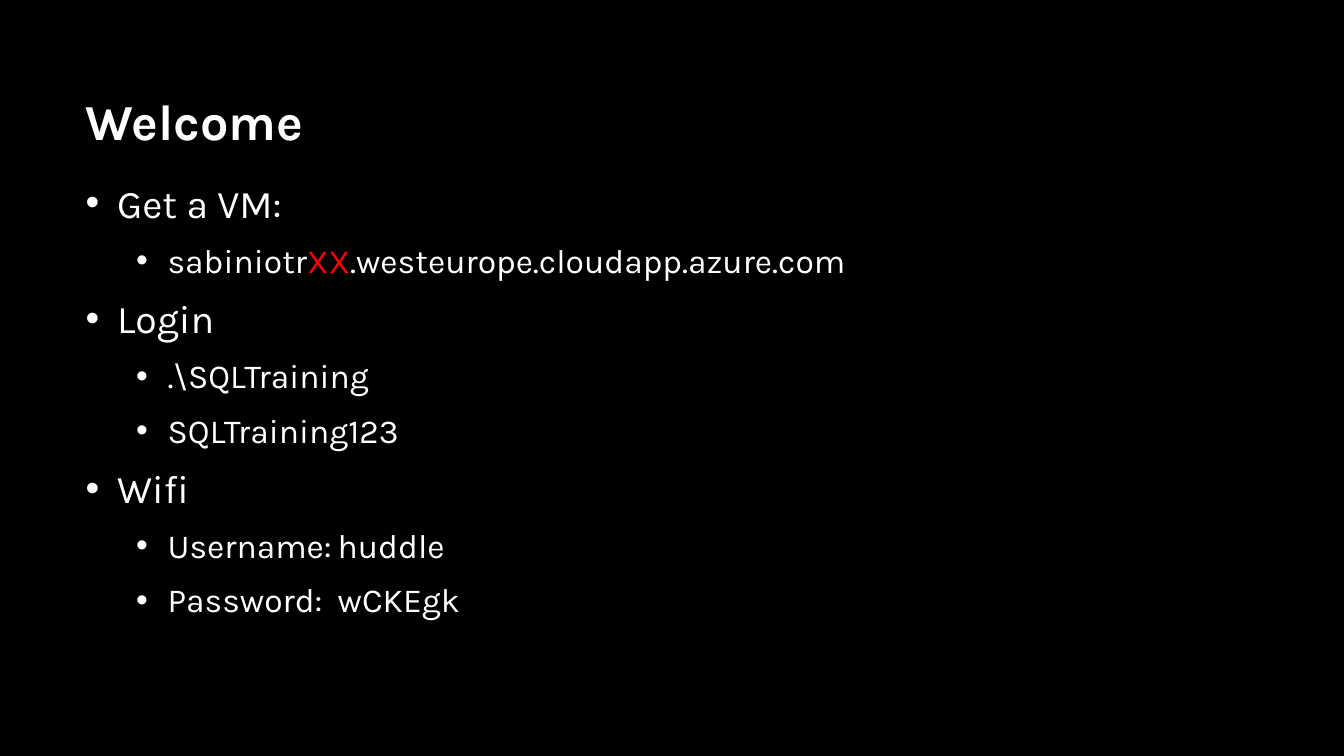
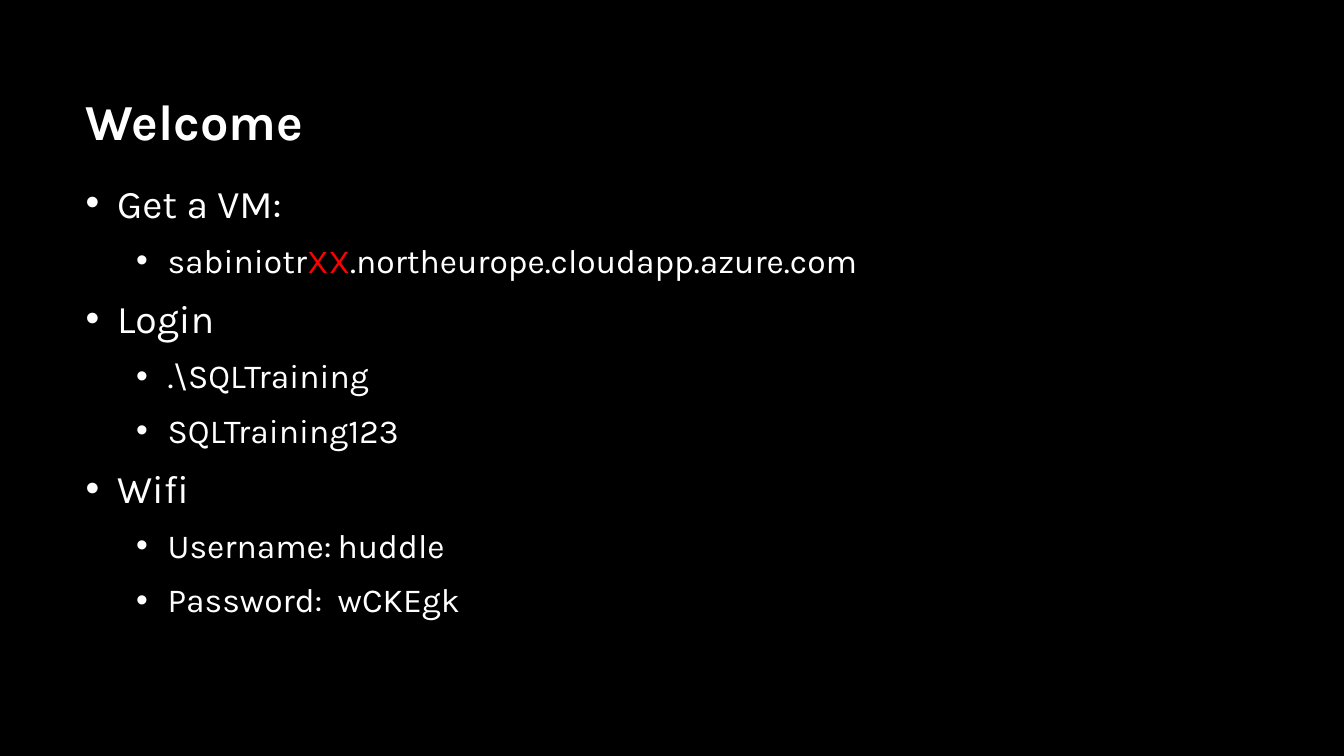
Before and after one commit to sabinio/SQLTraining, a slide deck: slide 2 of Slides/4. Performance.pptx. Drawn at 1344x756 pixels with LibreOffice and Linux fonts; fonts in the diff are those of the drawing; background and template pictures are left out. Boxes give left, top, right and bottom in pixels: in the first picture for what was removed or moved away, otherwise in the second. Text is boxed around its words. In the diff, an @@ line names an element or a change of style, - is before the commit and + after.

Commit message:
Slides update

```diff
--- a/Slides/4. Performance.pptx
+++ b/Slides/4. Performance.pptx
@@ text at bbox=[168, 250, 857, 281]: text changed @@
-  • sabiniotrXX.westeurope.cloudapp.azure.com
+  • sabiniotrXX.northeurope.cloudapp.azure.com
```
